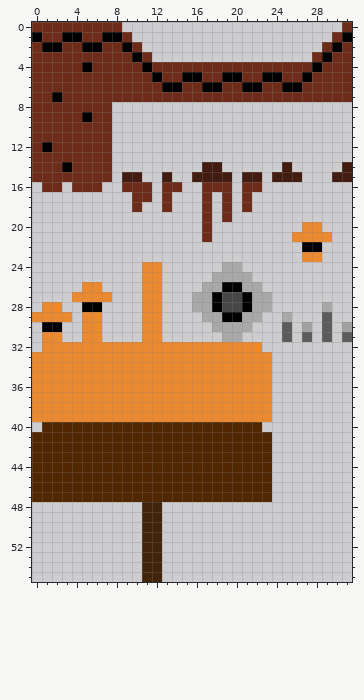
Two states of a pixel-art sprite, assets/TileSets/UndertheSeaTileset.png. The picture above was drawn from the file before the commit.
The file is 32x56 pixels. Colours within 5 levels of each other are drawn and written as one.
Now the later version:
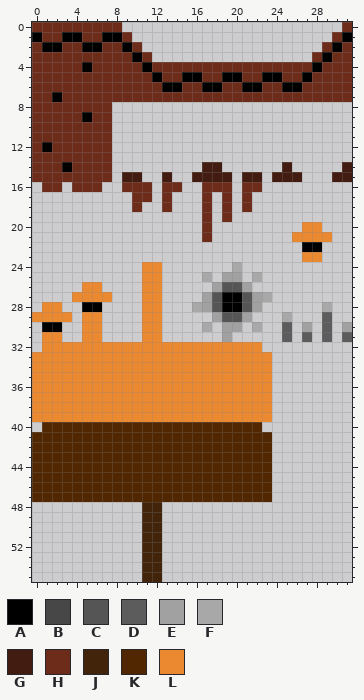
Palette (. is transparent): A #000000  B #474747  C #555555  D #5c5c5c  E #a1a1a1  F #a8a8a8  G #431c11  H #6d2c1a  J #41240a  K #512701  L #eb8931
Edits made:
y 24: x 19 F -> .
y 25: x 17..22 .FFFF. -> F.EE.F
y 26: x 17..22 FFAAFF -> .ECCE.
y 27: x 16..22 FFABBAF -> .ECAACE
y 28: x 17..23 FABBAFF -> ECAACE.
y 29: x 17..22 FFAAFF -> .ECCE.
y 30: x 17..22 .FFFF. -> F.EE.F
y 31: x 19..20 FF -> E.
Pixel boxes of the changes (left, top, right, bottom) in both pictures:
changed: (192, 262, 272, 342)
